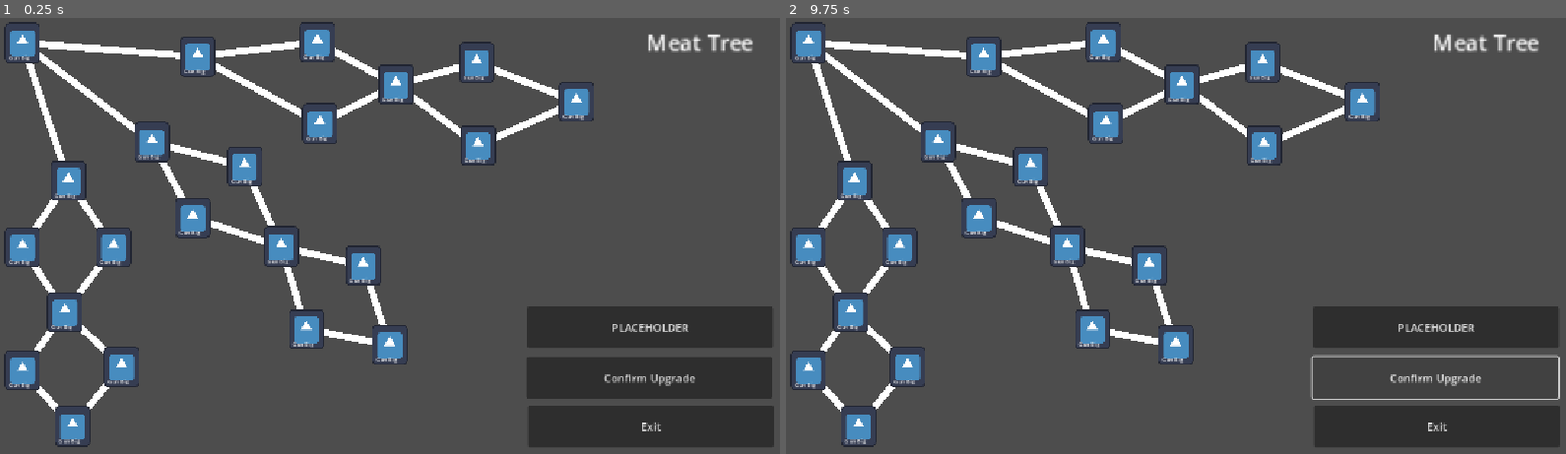
Above: before the commit, frames 1-2 (left to right).
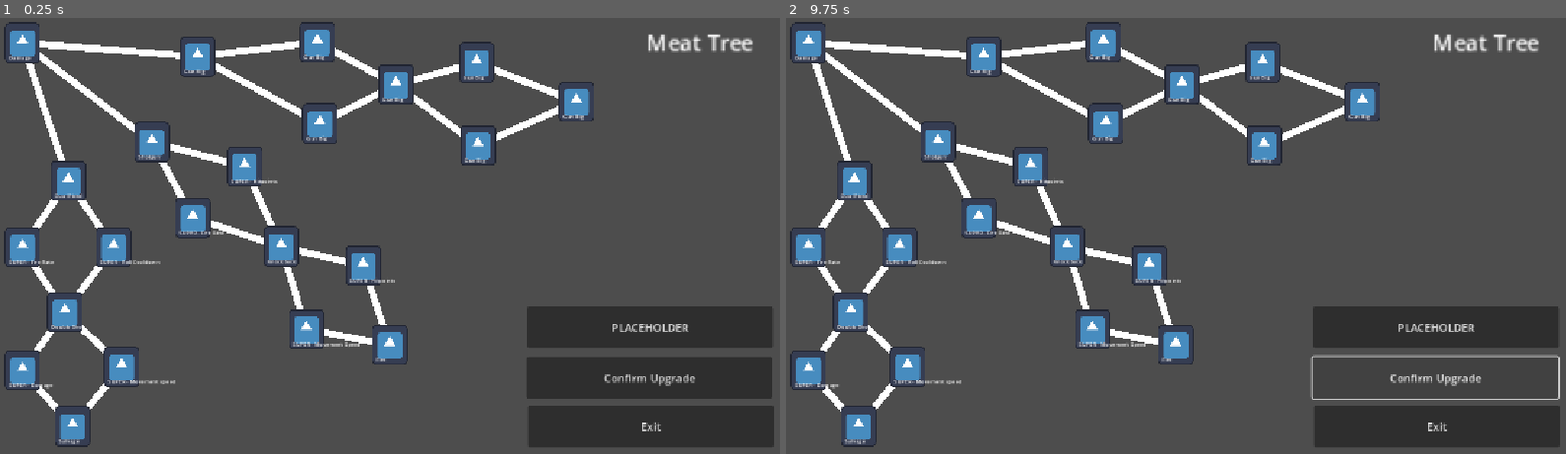
Above: after the commit, the same moments.

Repository: gmuGADIG/DEADSHOT
Game: Godot game, scene res://menu/skill_tree/skill_tree.tscn
The game is run twice, just before and just after one commit, with the same random seed, the same clock (stepped at 60 frames per second) and the same inputs. This scene is started directly instead of the project's main scene. The engine's default icon, where the game draws it, is replaced by a stand-in: a white triangle on a blue panel in a dark square.
Inputs (mouse positions are in pixels of both pictures, inside the frame that each line leads up to):
- Up to frame 1 (0.25 s): no input
- Up to frame 2 (9.75 s): click (934, 140) at 0.5 s, where only the run after the commit has a clickable "Shotgun"; click (981, 218) at 1.25 s, where only the run after the commit has a clickable "SUPER - Fire Rate"; click (1027, 166) at 2 s, where only the run after the commit has a clickable "SUPER - Hitpoints"; click (1176, 345) at 2.75 s, where only the run after the commit has a clickable "Fire"; click (1090, 327) at 3.5 s, where only the run after the commit has a clickable "SUPER - Movement Speed"; click "Gun Big" (after the commit: "Dual Pistol") at 4.25 s; click (809, 249) at 5 s, where only the run after the commit has a clickable "SUPER - Fire Rate"; click (903, 249) at 5.75 s, where only the run after the commit has a clickable "SUPER - Roll Cooldown"; click (848, 310) at 6.5 s, where only the run after the commit has a clickable "Double Shot"; click (809, 371) at 7.25 s, where only the run after the commit has a clickable "SUPER - Damage"; click (910, 366) at 8 s, where only the run after the commit has a clickable "SUPER - Movement speed"; click (856, 427) at 8.75 s, where only the run after the commit has a clickable "Salvage"; click "Confirm Upgrade" at 9.5 s

The runs differ from the first frame. In frame 1, 0.5% of the frame differs, in the area x 1-51%, y 8-98%; in frame 2, 0.5%.

Commit message:
Set names and meat costs for bottom 2 trees

Diff:
--- a/menu/skill_tree/skill_tree.tscn
+++ b/menu/skill_tree/skill_tree.tscn
@@ -55,6 +55,8 @@
 offset_right = 59.0
 offset_bottom = 66.0
 disabled = true
+skillName = "Damage"
+meatCost = 150
 dependencies = [NodePath("skillButton2"), NodePath("skillButton"), NodePath("skillButton3")]
 
 [node name="skillButton2" parent="skillButton" node_paths=PackedStringArray("dependencies") instance=ExtResource("2_3f6vw")]
@@ -118,6 +120,8 @@
 offset_top = 145.0
 offset_right = 241.0
 offset_bottom = 204.0
+skillName = "Shotgun"
+meatCost = 250
 dependencies = [NodePath("skillButton2"), NodePath("skillButton")]
 
 [node name="skillButton2" parent="skillButton/skillButton" node_paths=PackedStringArray("dependencies") instance=ExtResource("2_3f6vw")]
@@ -126,6 +130,9 @@
 offset_top = 111.0
 offset_right = 112.0
 offset_bottom = 170.0
+skillName = "SUPER - Fire Rate"
+description = "Increases fire rate, decreases damage"
+meatCost = 400
 dependencies = [NodePath("../skillButton/skillButton")]
 
 [node name="skillButton" parent="skillButton/skillButton" node_paths=PackedStringArray("dependencies") instance=ExtResource("2_3f6vw")]
@@ -134,6 +141,9 @@
 offset_top = 36.0
 offset_right = 188.0
 offset_bottom = 95.0
+skillName = "SUPER - Hitpoints"
+description = "Increases HP, decreases fire rate"
+meatCost = 400
 dependencies = [NodePath("skillButton")]
 
 [node name="skillButton" parent="skillButton/skillButton/skillButton" node_paths=PackedStringArray("dependencies") instance=ExtResource("2_3f6vw")]
@@ -142,6 +152,8 @@
 offset_top = 117.0
 offset_right = 105.0
 offset_bottom = 176.0
+skillName = "Knockback"
+meatCost = 600
 dependencies = [NodePath("skillButton"), NodePath("skillButton2")]
 
 [node name="skillButton" parent="skillButton/skillButton/skillButton/skillButton" node_paths=PackedStringArray("dependencies") instance=ExtResource("2_3f6vw")]
@@ -150,6 +162,9 @@
 offset_top = 28.0
 offset_right = 172.0
 offset_bottom = 87.0
+skillName = "SUPER - Hitpoints"
+description = "Increases HP, decreases magazine size."
+meatCost = 700
 dependencies = [NodePath("skillButton")]
 
 [node name="skillButton" parent="skillButton/skillButton/skillButton/skillButton/skillButton" instance=ExtResource("2_3f6vw")]
@@ -158,6 +173,8 @@
 offset_top = 116.0
 offset_right = 91.0
 offset_bottom = 175.0
+skillName = "Fire"
+meatCost = 700
 
 [node name="skillButton2" parent="skillButton/skillButton/skillButton/skillButton" node_paths=PackedStringArray("dependencies") instance=ExtResource("2_3f6vw")]
 layout_mode = 0
@@ -165,6 +182,9 @@
 offset_top = 121.0
 offset_right = 89.0
 offset_bottom = 180.0
+skillName = "SUPER - Movement Speed"
+description = "Increases movement speed, decreases fire rate"
+meatCost = 700
 dependencies = [NodePath("../skillButton/skillButton")]
 
 [node name="skillButton3" parent="skillButton" node_paths=PackedStringArray("dependencies") instance=ExtResource("2_3f6vw")]
@@ -173,6 +193,8 @@
 offset_top = 202.0
 offset_right = 119.0
 offset_bottom = 261.0
+skillName = "Dual Pistol"
+meatCost = 250
 dependencies = [NodePath("skillButton4"), NodePath("skillButton")]
 
 [node name="skillButton4" parent="skillButton/skillButton3" node_paths=PackedStringArray("dependencies") instance=ExtResource("2_3f6vw")]
@@ -181,6 +203,9 @@
 offset_top = 97.0
 offset_right = -15.0
 offset_bottom = 156.0
+skillName = "SUPER - Fire Rate"
+description = "Increases fire rate, decreases magazine size."
+meatCost = 400
 dependencies = [NodePath("../skillButton/skillButton2")]
 
 [node name="skillButton" parent="skillButton/skillButton3" node_paths=PackedStringArray("dependencies") instance=ExtResource("2_3f6vw")]
@@ -189,6 +214,9 @@
 offset_top = 97.0
 offset_right = 118.0
 offset_bottom = 156.0
+skillName = "SUPER - Roll Cooldown"
+description = "Decreases roll cooldown, decreases health."
+meatCost = 400
 dependencies = [NodePath("skillButton2")]
 
 [node name="skillButton2" parent="skillButton/skillButton3/skillButton" node_paths=PackedStringArray("dependencies") instance=ExtResource("2_3f6vw")]
@@ -197,6 +225,8 @@
 offset_top = 95.0
 offset_right = -19.0
 offset_bottom = 154.0
+skillName = "Double Shot"
+meatCost = 600
 dependencies = [NodePath("skillButton"), NodePath("skillButton2")]
 
 [node name="skillButton" parent="skillButton/skillButton3/skillButton/skillButton2" node_paths=PackedStringArray("dependencies") instance=ExtResource("2_3f6vw")]
@@ -205,6 +235,9 @@
 offset_top = 85.0
 offset_right = -10.0
 offset_bottom = 144.0
+skillName = "SUPER - Damage"
+description = "Increases damage, increases roll cooldown."
+meatCost = 700
 dependencies = [NodePath("../skillButton2/skillButton")]
 
 [node name="skillButton2" parent="skillButton/skillButton3/skillButton/skillButton2" node_paths=PackedStringArray("dependencies") instance=ExtResource("2_3f6vw")]
@@ -213,6 +246,9 @@
 offset_top = 80.0
 offset_right = 135.0
 offset_bottom = 139.0
+skillName = "SUPER - Movement speed"
+description = "Increases movement speed, decreases fire rate"
+meatCost = 700
 dependencies = [NodePath("skillButton")]
 
 [node name="skillButton" parent="skillButton/skillButton3/skillButton/skillButton2/skillButton2" instance=ExtResource("2_3f6vw")]
@@ -221,6 +257,8 @@
 offset_top = 87.0
 offset_right = -20.0
 offset_bottom = 146.0
+skillName = "Salvage"
+meatCost = 700
 
 [connection signal="pressed" from="Button" to="." method="_on_load_save_button_pressed"]
 [connection signal="pressed" from="PurchaseButton" to="." method="_on_options_button_pressed"]
